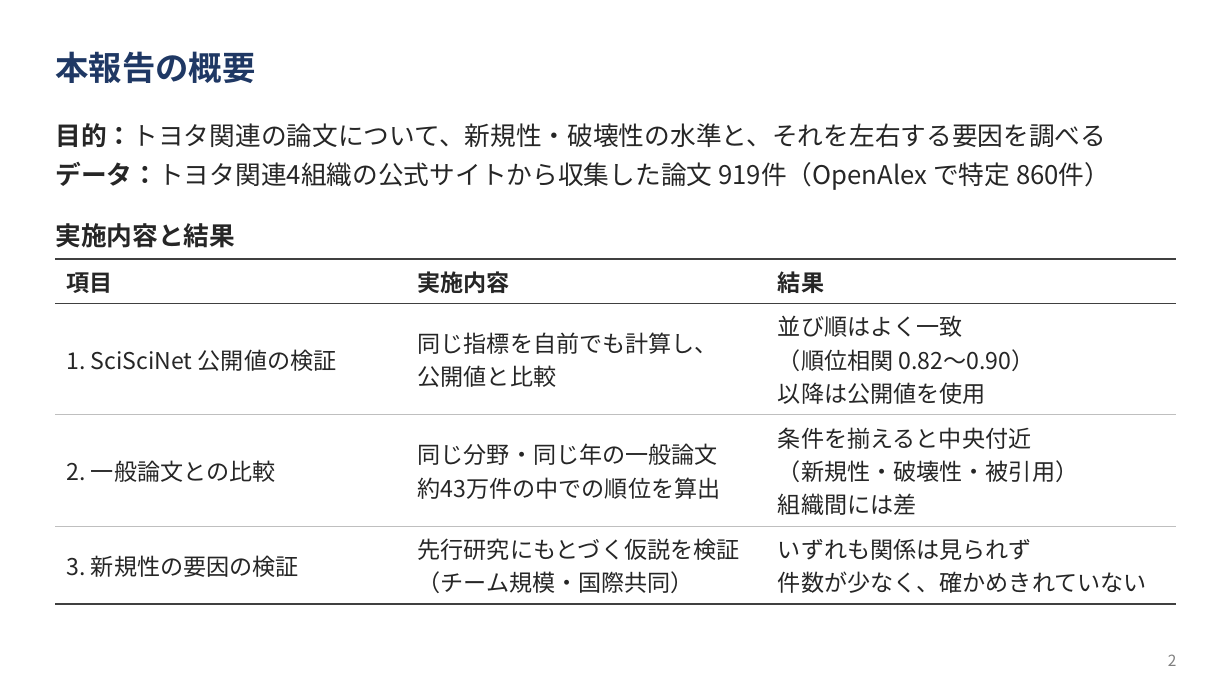
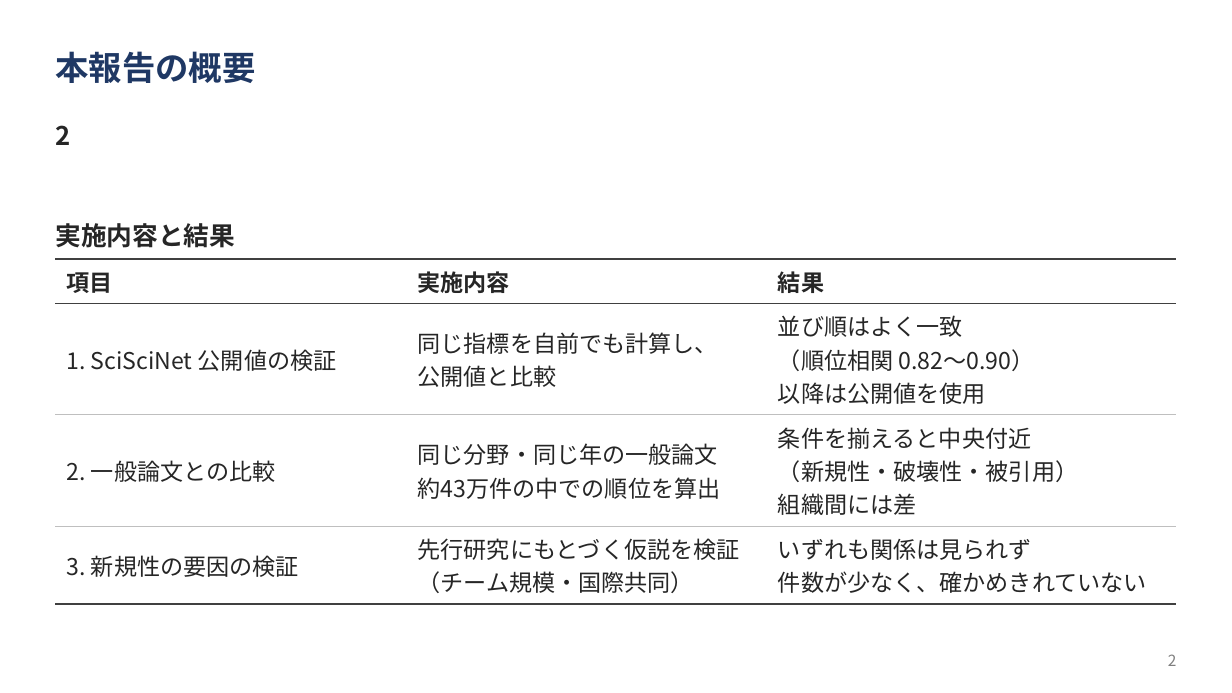
Before and after one commit to ryosuke0828/sci-sci-toyota, a slide deck: slide 2 of docs/slides/toyota_novelty_progress.pptx. Drawn at 1232x693 pixels with LibreOffice and Linux fonts; fonts in the diff are those of the drawing. Boxes give left, top, right and bottom in pixels: in the first picture for what was removed or moved away, otherwise in the second. Text is boxed around its words. In the diff, an @@ line names an element or a change of style, - is before the commit and + after.

```diff
--- a/docs/slides/toyota_novelty_progress.pptx
+++ b/docs/slides/toyota_novelty_progress.pptx
@@ text at [55, 125, 70, 145]: text changed; bold on @@
-目的：トヨタ関連の論文について、新規性・破壊性の水準と、それを左右する要因を調べる
-データ：トヨタ関連4組織の公式サイトから収集した論文 919件（OpenAlex で特定 860件）
+2
```
Also in this commit, not shown: 8 other slides changed, 4 slides added, 3 slides removed.
